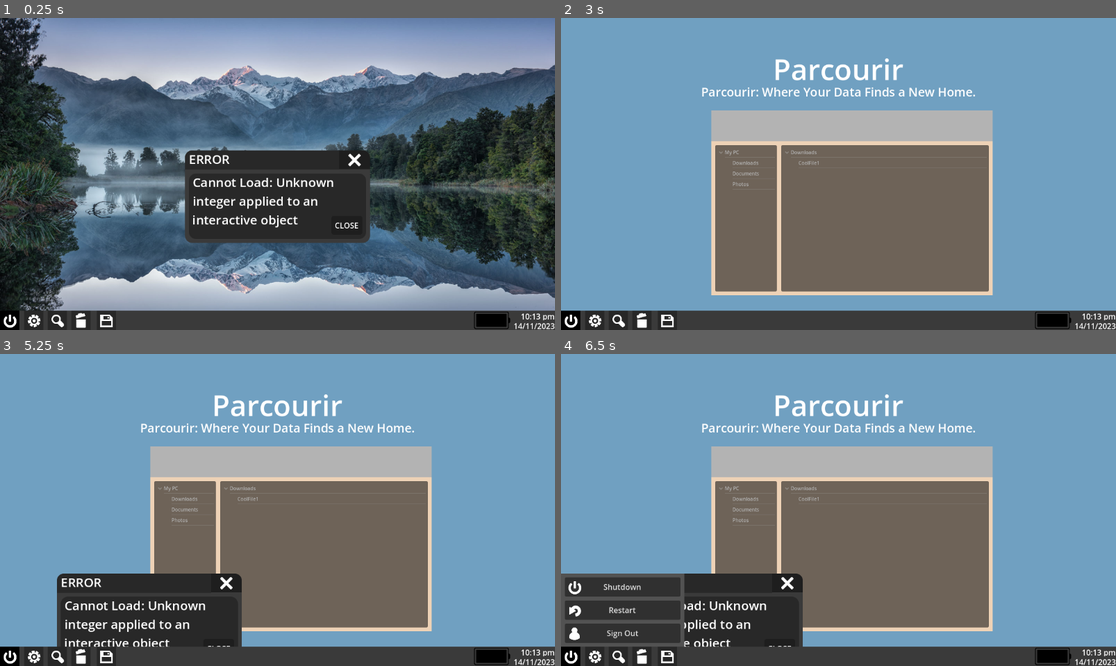
Above: before the commit, frames 1-4 (two rows, left to right).
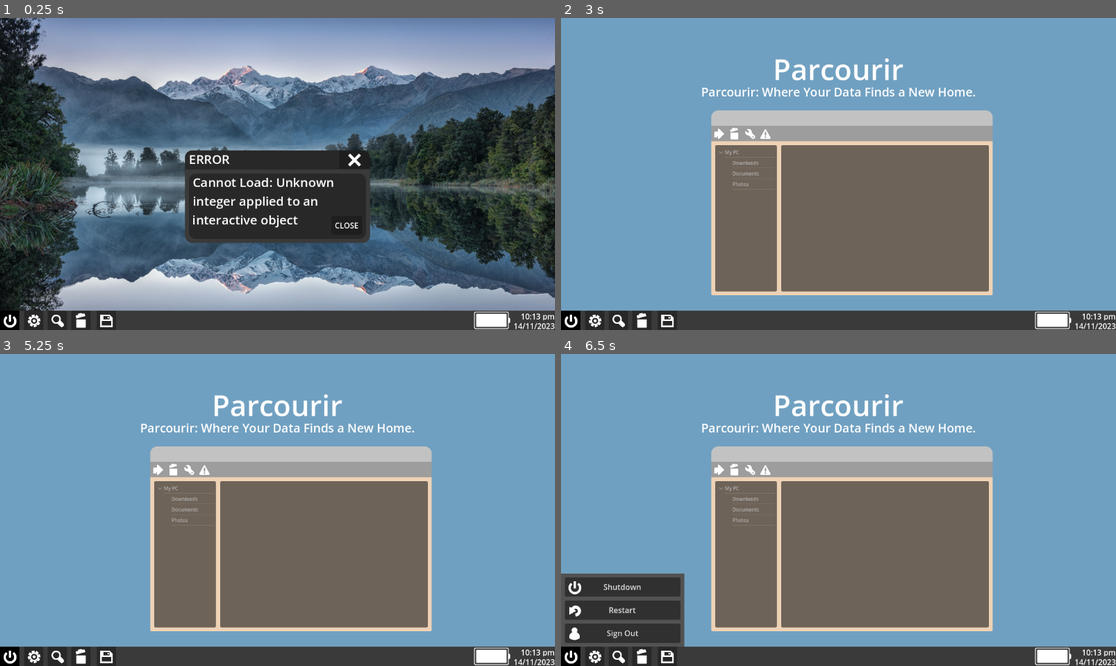
Above: after the commit, the same moments.

Repository: TheSteelCrow/SteelOS
Game: Godot game, scene res://Scenes/main_ui.tscn
Two runs of this game, one before a commit and one after it. Both use one fixed random seed, a clock stepped at 60 frames per second and the inputs below.
Inputs (mouse positions are in pixels of both pictures, inside the frame that each line leads up to):
- Up to frame 1 (0.25 s): no input
- Up to frame 2 (3 s): click (594, 320) at 0.52 s; click (616, 320) at 1.25 s; click (838, 180) at 2.02 s; type "Alex" at 2.1 s; click (666, 320) at 2.75 s
- Up to frame 3 (5.25 s): click (155, 469) at 3.52 s; click (188, 469) at 4.27 s; click (205, 469) at 5.02 s
- Up to frame 4 (6.5 s): click (572, 656) at 5.75 s

The runs differ from the first frame. In frame 1, 0.3% of the frame differs, in the area x 85-92%, y 93-100%; in frame 2, 0.5%; in frame 3, 8.3%, in the area x 10-92%, y 29-100%; in frame 4, 5.5%.

Commit message:
05 07 2024 - before screen changes
added file explorer icons
added file explorer view files/open folders

Diff:
--- a/Scenes/main_ui.tscn
+++ b/Scenes/main_ui.tscn
@@ -12,7 +12,10 @@
 [ext_resource type="Texture2D" uid="uid://wfo7pfqhn7qh" path="res://Images/trashcanOpen.png" id="6_tu0vt"]
 [ext_resource type="Texture2D" uid="uid://ba7k3fpkps6my" path="res://Images/save.png" id="7_18scl"]
 [ext_resource type="Script" path="res://Scripts/SearchEngine.gd" id="9_yyops"]
+[ext_resource type="Texture2D" uid="uid://ba5udg3fneq3w" path="res://Images/open.png" id="10_gw1hn"]
 [ext_resource type="Script" path="res://Scripts/FileExplorer.gd" id="11_m1ils"]
+[ext_resource type="Texture2D" uid="uid://cv16s0rkni660" path="res://Images/wrench.png" id="12_i6o7w"]
+[ext_resource type="Texture2D" uid="uid://ch147g7e5krli" path="res://Images/warning.png" id="13_rxkv3"]
 [ext_resource type="Script" path="res://Scripts/Battery.gd" id="14_q5ee8"]
 
 [sub_resource type="StyleBoxFlat" id="StyleBoxFlat_3cq8d"]
@@ -23,6 +26,18 @@
 
 [sub_resource type="StyleBoxFlat" id="StyleBoxFlat_7y176"]
 bg_color = Color(0.933333, 0.823529, 0.713726, 1)
+corner_radius_top_left = 15
+corner_radius_top_right = 15
+corner_radius_bottom_right = 3
+corner_radius_bottom_left = 3
+
+[sub_resource type="StyleBoxFlat" id="StyleBoxFlat_7rnaq"]
+bg_color = Color(0.760784, 0.760784, 0.760784, 1)
+corner_radius_top_left = 15
+corner_radius_top_right = 15
+
+[sub_resource type="StyleBoxFlat" id="StyleBoxFlat_keiwu"]
+bg_color = Color(0.615686, 0.615686, 0.615686, 1)
 
 [sub_resource type="StyleBoxFlat" id="StyleBoxFlat_4vrhd"]
 bg_color = Color(0.227451, 0.227451, 0.227451, 1)
@@ -31,12 +46,12 @@
 bg_color = Color(0, 0, 0, 0)
 
 [sub_resource type="StyleBoxFlat" id="StyleBoxFlat_onk7q"]
-bg_color = Color(0, 0, 0, 1)
+bg_color = Color(1, 1, 1, 1)
 corner_radius_top_right = 5
 corner_radius_bottom_right = 5
 
 [sub_resource type="StyleBoxFlat" id="StyleBoxFlat_fp1k0"]
-bg_color = Color(0, 0, 0, 1)
+bg_color = Color(1, 1, 1, 1)
 corner_radius_top_left = 5
 corner_radius_top_right = 5
 corner_radius_bottom_right = 5
@@ -50,7 +65,7 @@
 corner_radius_bottom_left = 3
 
 [sub_resource type="StyleBoxFlat" id="StyleBoxFlat_golrh"]
-bg_color = Color(0, 0, 0, 1)
+bg_color = Color(1, 1, 1, 1)
 corner_radius_top_left = 1
 corner_radius_top_right = 1
 corner_radius_bottom_right = 1
@@ -199,12 +214,6 @@
 theme_override_styles/panel = SubResource("StyleBoxFlat_7y176")
 script = ExtResource("11_m1ils")
 
-[node name="WindowBar" type="ColorRect" parent="FileExplorer"]
-layout_mode = 0
-offset_right = 584.0
-offset_bottom = 64.0
-color = Color(0.701961, 0.701961, 0.701961, 1)
-
 [node name="Folders" type="Tree" parent="FileExplorer"]
 layout_mode = 0
 offset_left = 8.0
@@ -223,7 +232,57 @@
 offset_bottom = 376.0
 theme_override_font_sizes/font_size = 10
 allow_search = false
+hide_root = true
 scroll_horizontal_enabled = false
+
+[node name="WindowDragBar" type="Panel" parent="FileExplorer"]
+layout_mode = 0
+offset_right = 584.0
+offset_bottom = 32.0
+theme_override_styles/panel = SubResource("StyleBoxFlat_7rnaq")
+
+[node name="TopBar" type="Panel" parent="FileExplorer"]
+layout_mode = 0
+offset_top = 32.0
+offset_right = 584.0
+offset_bottom = 64.0
+theme_override_styles/panel = SubResource("StyleBoxFlat_keiwu")
+
+[node name="OpenButton" type="TextureButton" parent="FileExplorer/TopBar"]
+layout_mode = 0
+offset_right = 100.0
+offset_bottom = 100.0
+scale = Vector2(0.320384, 0.320384)
+tooltip_text = "Open"
+texture_normal = ExtResource("10_gw1hn")
+
+[node name="DeleteButton" type="TextureButton" parent="FileExplorer/TopBar"]
+layout_mode = 0
+offset_left = 32.0
+offset_right = 132.0
+offset_bottom = 100.0
+scale = Vector2(0.319793, 0.319793)
+tooltip_text = "Delete
+"
+texture_normal = ExtResource("6_tu0vt")
+
+[node name="PropertiesButton" type="TextureButton" parent="FileExplorer/TopBar"]
+layout_mode = 0
+offset_left = 64.0
+offset_right = 164.0
+offset_bottom = 100.0
+scale = Vector2(0.320263, 0.320263)
+tooltip_text = "Properties"
+texture_normal = ExtResource("12_i6o7w")
+
+[node name="PropertiesButton2" type="TextureButton" parent="FileExplorer/TopBar"]
+layout_mode = 0
+offset_left = 96.0
+offset_right = 196.0
+offset_bottom = 100.0
+scale = Vector2(0.320263, 0.320263)
+tooltip_text = "Scan"
+texture_normal = ExtResource("13_rxkv3")
 
 [node name="Taskbar" type="Panel" parent="."]
 layout_mode = 0
@@ -362,11 +421,11 @@
 
 [node name="ErrorSpawner" type="Timer" parent="."]
 wait_time = 5.0
-autostart = true
 
 [connection signal="button_up" from="Menu/ShutDown" to="." method="_on_shut_down_button_up"]
-[connection signal="mouse_entered" from="FileExplorer/WindowBar" to="FileExplorer" method="_on_color_rect_mouse_entered"]
-[connection signal="mouse_exited" from="FileExplorer/WindowBar" to="FileExplorer" method="_on_color_rect_mouse_exited"]
+[connection signal="cell_selected" from="FileExplorer/Folders" to="FileExplorer" method="_on_folders_cell_selected"]
+[connection signal="mouse_entered" from="FileExplorer/WindowDragBar" to="FileExplorer" method="_on_window_drag_bar_mouse_entered"]
+[connection signal="mouse_exited" from="FileExplorer/WindowDragBar" to="FileExplorer" method="_on_window_drag_bar_mouse_exited"]
 [connection signal="button_up" from="Taskbar/ColorRect/MenuButton" to="Taskbar" method="_on_menu_button_button_up"]
 [connection signal="button_up" from="Taskbar/SearchEngineBackdrop/SearchEngineButton" to="SearchEngine" method="_on_search_engine_button_button_up"]
 [connection signal="button_up" from="Taskbar/FileExplorerBackdrop/FileExplorerButton" to="FileExplorer" method="_on_file_explorer_button_button_up"]
--- a/Scripts/FileExplorer.gd
+++ b/Scripts/FileExplorer.gd
@@ -6,8 +6,12 @@
 var offset = Vector2(0,0)
 var ScreenSize
 
+var FileRoot
+var FolderRoot
+
 var FoldersTree
 var FilesTree
+var OpenedFolder = "None"
 
 var Data = {
 	#"Folder" : [["File Name", "FileSize"], ["File Name 2", "FileSize2"]]
@@ -26,9 +30,11 @@
 	ScreenSize = get_viewport_rect().size / get_canvas_transform().get_scale()
 	FoldersTree = get_node("Folders")
 
-	var FolderRoot = FoldersTree.create_item()
+	FolderRoot = FoldersTree.create_item()
 	FolderRoot.set_text(0, "My PC")
+
 	FoldersTree.hide_root = false
+
 	var DownloadsFolder = FoldersTree.create_item(FolderRoot)
 	DownloadsFolder.set_text(0, "Downloads")
 
@@ -42,10 +48,6 @@
 	#subchild1.set_text(0, "Subchild1")
 
 	FilesTree = get_node("Files")
-	var FileRoot = FilesTree.create_item()
-	FileRoot.set_text(0, "Downloads")
-	var File1 = FilesTree.create_item(FileRoot)
-	File1.set_text(0, "CoolFile1")
 
 
 # Called every frame. 'delta' is the elapsed time since the previous frame.
@@ -64,10 +66,10 @@
 			position = get_viewport().get_mouse_position() + offset
 		#MoveWindow
 
-func _on_color_rect_mouse_entered():
+func _on_window_drag_bar_mouse_entered():
 	MouseInZone = true
 
-func _on_color_rect_mouse_exited():
+func _on_window_drag_bar_mouse_exited():
 	MouseInZone = false
 
 func _on_file_explorer_button_button_up():
@@ -77,3 +79,17 @@
 	else:
 		show()
 		move_to_front()
+
+func OpenFolder(FolderToOpen):
+	FilesTree.clear()
+	FileRoot = FilesTree.create_item()
+	FileRoot.set_text(0, "OpenedFolder")
+	for File in Data[FolderToOpen]:
+		var NewFileVisual = FilesTree.create_item(FileRoot)
+		NewFileVisual.set_text(0, File[0])
+
+func _on_folders_cell_selected():
+	var TempOpenedFolder = FoldersTree.get_selected().get_text(0)
+	if(TempOpenedFolder in Data):
+		OpenedFolder = TempOpenedFolder
+		OpenFolder(OpenedFolder)
Binary file added: Images/open.png
Not shown, added: Images/open.png.import
Binary file added: Images/warning.png
Not shown, added: Images/warning.png.import
Binary file added: Images/wrench.png
Not shown, added: Images/wrench.png.import
Not shown: 1 places in Scenes/main_ui.tscn that only renumber resources
